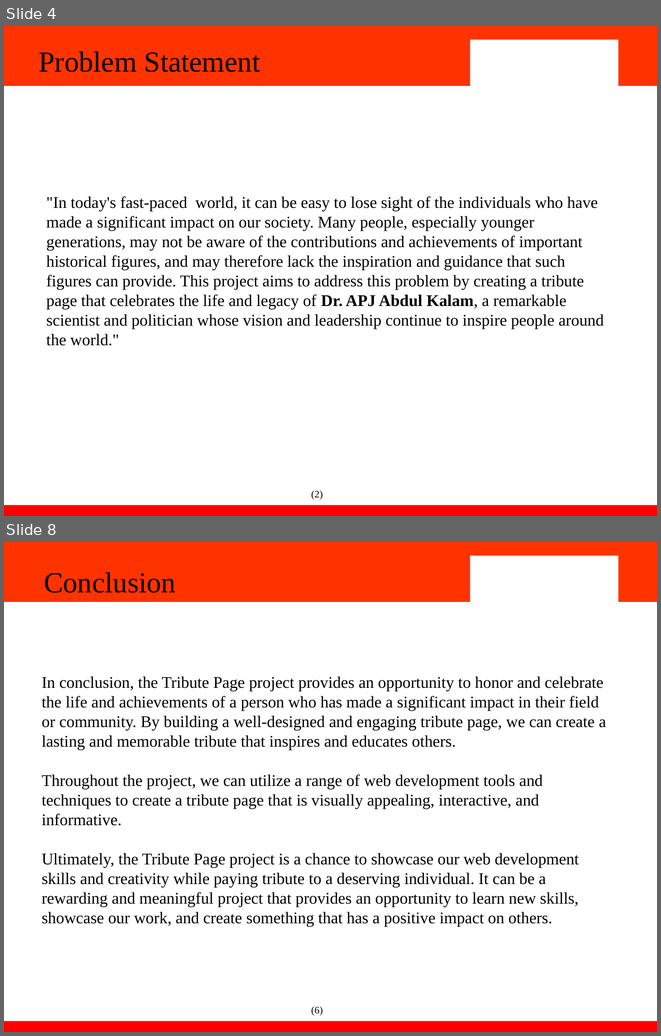
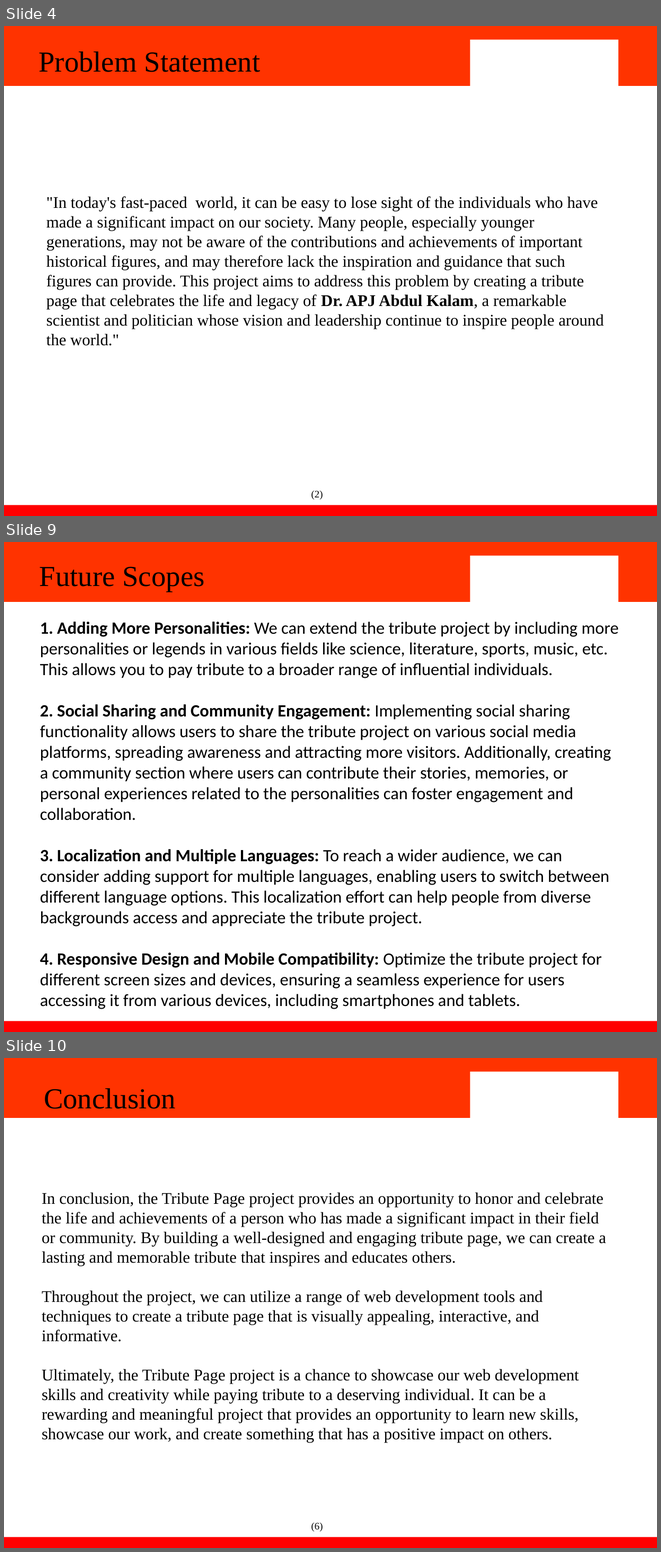
Before and after one commit to Ishaan1106/tribute-page, a slide deck: Fee presentation.pptx. Shown one above the other, each under a label of ours: slides 4 and 8 before the commit, slides 4, 9 and 10 after it; the slides between them are not shown. The pictures are 661x1036 and 661x1552 pixels, drawn with LibreOffice and Linux fonts; fonts in the diff are those of the drawing; background and template pictures are left out. Boxes give left, top, right and bottom in pixels: in the first picture for what was removed or moved away, otherwise in the second. Text is boxed around its words. In the diff, an @@ line names an element or a change of style, - is before the commit and + after.

```diff
--- a/Fee presentation.pptx
+++ b/Fee presentation.pptx
@@ slide 9 added at bbox=[4, 542, 657, 1032], background #FFFFFF; not listed: 4 template elements that a slide beside it also shows @@
@@ title added at bbox=[40, 566, 205, 592], 32 pt, text #000000 @@
+Future Scopes
@@ text added at bbox=[40, 622, 619, 1009], 19 pt, text #000000 @@
+1. Adding More Personalities: We can extend the tribute project by including more personalities or legends in various fields like science, literature, sports, music, etc. This allows you to pay tribute to a broader range of influential individuals.
+2. Social Sharing and Community Engagement: Implementing social sharing functionality allows users to share the tribute project on various social media platforms, spreading awareness and attracting more visitors. Additionally, creating a community section where users can contribute their stories, memories, or personal experiences related to the personalities can foster engagement and collaboration.
+3. Localization and Multiple Languages: To reach a wider audience, we can consider adding support for multiple languages, enabling users to switch between different language options. This localization effort can help people from diverse backgrounds access and appreciate the tribute project.
+4. Responsive Design and Mobile Compatibility: Optimize the tribute project for different screen sizes and devices, ensuring a seamless experience for users accessing it from various devices, including smartphones and tablets.
@@ what was slide 8 is now slide 10 @@
```
Also in this commit, not shown: 4 slides changed, 1 other slide added, 2 other files.
